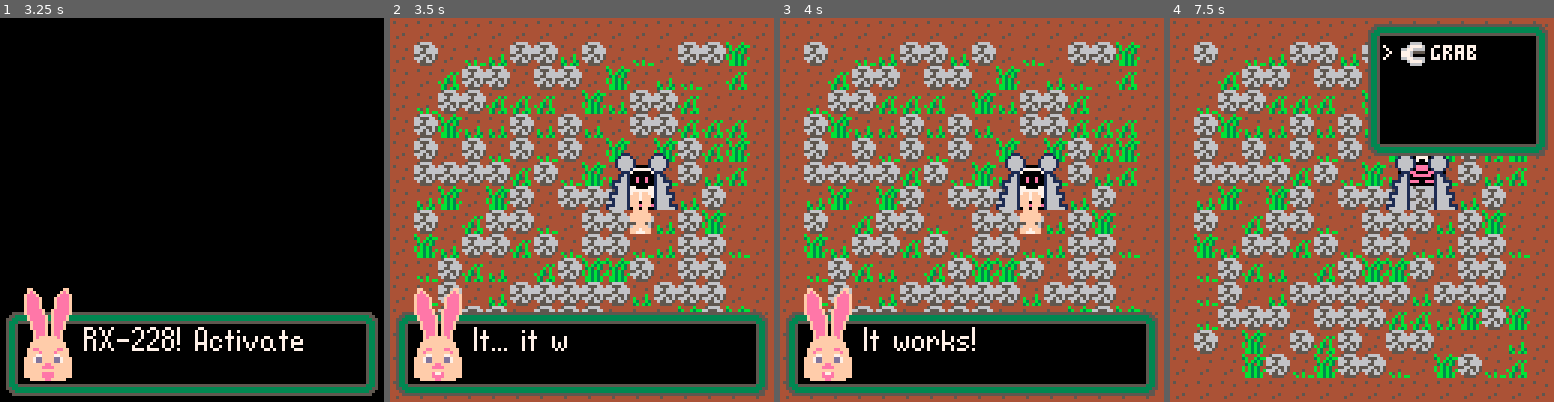
Above: before the commit, frames 1-4 (left to right).
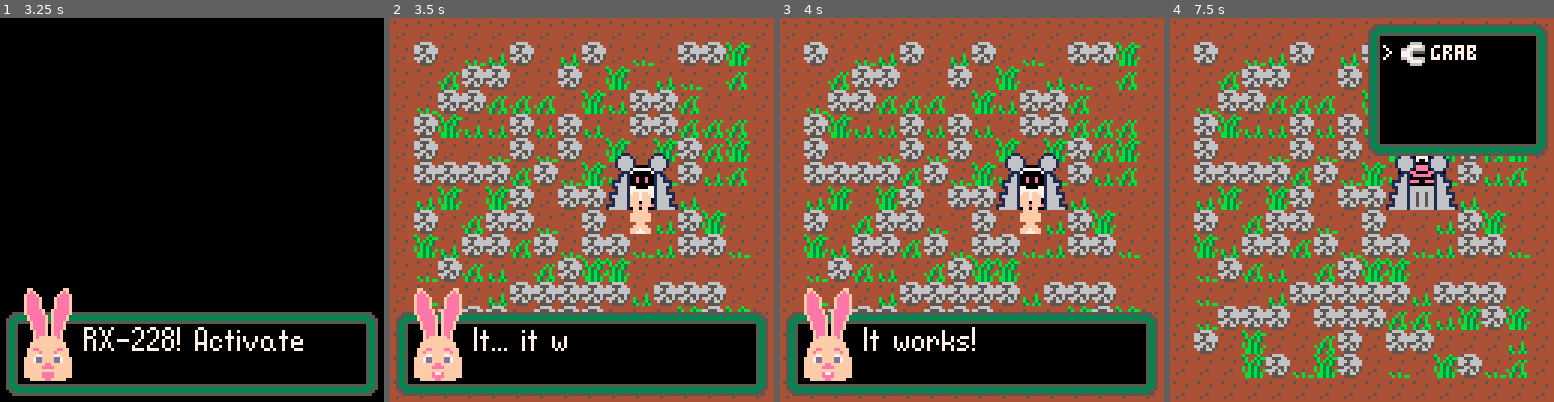
Above: after the commit, the same moments.

Repository: DeCarabas/pico_carts
Game: PICO-8 cartridge robo.p8
The game is run twice, just before and just after one commit, with the same random seed, the same clock (stepped at 60 frames per second) and the same inputs.
Inputs:
- Up to frame 1 (3.25 s): tap X (X key) at 0.33, 1.07, 1.85, 2.97 s; tap O (Z key) at 0.7, 1.7, 2.1, 2.5, 2.9 s; hold Right 1.6-2.1 s; hold Up 2.15-2.42 s; hold Right 2.47-3.03 s; hold Left from 3.08 s (still down)
- Up to frame 2 (3.5 s): keep holding Left; tap O (Z key) at 3.3 s
- Up to frame 3 (4 s): release Left at 3.58 s; hold Down 3.63-3.97 s; tap O (Z key) at 3.7 s
- Up to frame 4 (7.5 s): hold Right 4.02-4.68 s; tap X (X key) every 1.12 s from 4.08 to 7.43 s; tap O (Z key) every 0.4 s from 4.1 to 7.3 s; hold Up 4.73-5.03 s; hold Left 5.08-5.68 s; hold Down 5.73-6.03 s; hold Right 6.08-6.58 s; hold Right 6.63-7.13 s; hold Up 7.18-7.45 s

Frame 1 is identical in both runs. In frame 2, 2.9% of the frame differs, in the area x 12-88%, y 6-75%; in frame 3, 2.9%; in frame 4, 4.1%, in the area x 12-88%, y 6-94%.

Commit message:
Better init

Diff:
--- a/robo.p8
+++ b/robo.p8
@@ -110,7 +110,16 @@
  place_rand(20,145) --grass
  place_rand(20,146) --grass
  place_rand(20,147) --grass
- place_rand(80,65)  --rock
+ place_rand(70,65)  --rock
+
+ -- clear off base
+ for y=base_y-1,base_y+1 do
+  for x=base_x-1,base_x+1 do
+   if mget(x+32,y)==65 then
+    mset(x+32,y,0)
+   end
+  end
+ end
 end
 
 -- player state
@@ -1642,7 +1651,7 @@
 ffffffeeffffffffffffffeeeeffffffffffffeeeeffffffffffffeeeeffffff0000000000000000000000000000000000000000000000000000000000000000
 00ffffffffffff0000fffffeefffff0000ffffffffffff0000fffffeefffff000000000000000000000000000000000000000000000000000000000000000000
 __gff__
-0800000000000000000000000000000000000000000000000000000000000000000000000000000000000000000000000000000000000000000000000000000008071828380000000000000000000000000000030000000000000000000000000000000300000000000000000000000000000003000000000000000000000000
+0800000000000000000000000000000000000000000000000000000000000000000000000000000000000000000000000000000000000000000000000000000008071828380000000000000000000000000000030000000000000000000000000000000300000000000000000000000000000203000000000000000000000000
 000000000000000000000000000000000a0a0a0a0000000000000000000000000a0a0a0a0000000000000000000000000000000000000000000000000000000000000000000000000000000000000000000000000000000000000000000000000000000000000000000000000000000000000000000000000000000000000000
 __map__
 4040404040404040404040404040404000000000000000000000000000000000000000000000000000000000000000000000000000000000000000000000000000000000000000000000000000000000000000000000000000000000000000000000000000000000000000000000000000000000000000000000000000000000
